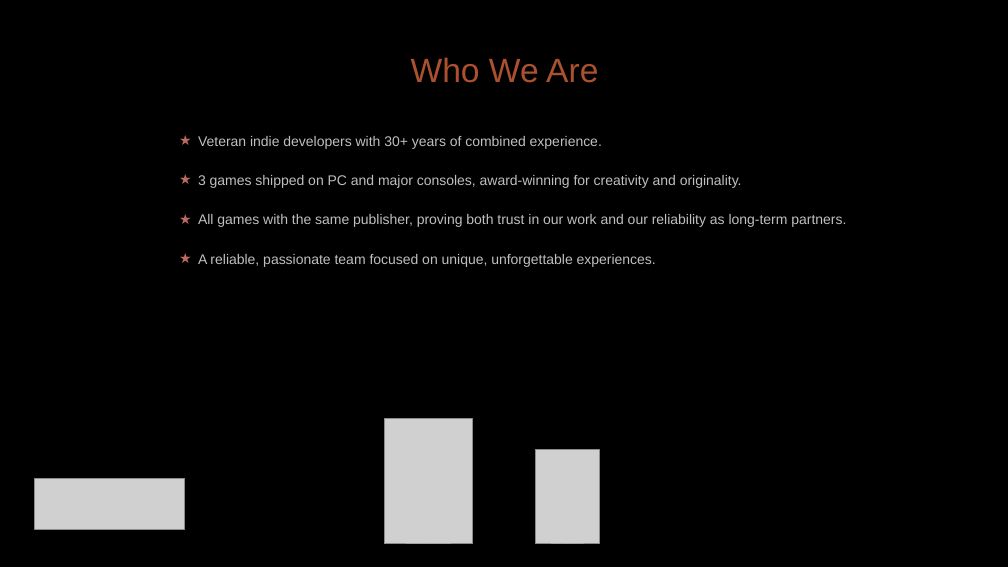
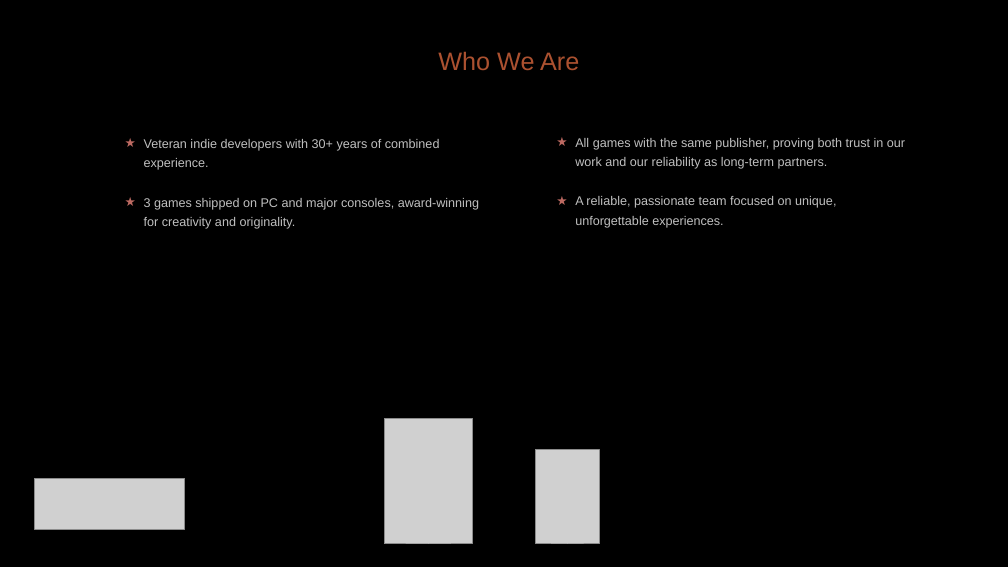
Before and after one commit to diegohcanepa/Remizione, a slide deck: slide 17 of Pitch Deck.pptx (slide 16 before the commit). Drawn at 1008x567 pixels with LibreOffice and Linux fonts; fonts in the diff are those of the drawing; grey boxes stand for pictures; background and template pictures are left out. Boxes give left, top, right and bottom in pixels: in the first picture for what was removed or moved away, otherwise in the second. Text is boxed around its words. In the diff, an @@ line names an element or a change of style, - is before the commit and + after.

```diff
--- a/Pitch Deck.pptx
+++ b/Pitch Deck.pptx
@@ text "Who We Are": place and size @@
-text "Who We Are" at <box>411,57,598,83</box>
+text "Who We Are" at <box>438,51,579,70</box>
@@ text "Who We Are" at <box>438,51,579,70</box>: size 24 to 18 pt @@
@@ subtitle "Veteran indie developers with 30+ ...": place and size @@
-subtitle "Veteran indie developers with 30+ ..." at <box>198,136,846,267</box>
+subtitle "Veteran indie developers with 30+ ..." at <box>144,139,479,229</box>
@@ subtitle "Veteran indie developers with 30+ ..." at <box>144,139,479,229</box>: size 10 to 9 pt @@
@@ text added at <box>575,138,905,228</box>, 9 pt, text #BFBFBF @@
+★ All games with the same publisher, proving both trust in our work and our reliability as long-term partners.
+★ A reliable, passionate team focused on unique, unforgettable experiences.
@@ subtitle at <box>198,214,846,267</box>: paragraphs removed @@
-★ All games with the same publisher, proving both trust in our work and our reliability as long-term partners.
-★ A reliable, passionate team focused on unique, unforgettable experiences.
```
Also in this commit, not shown: 9 other slides changed, 1 slide added.
